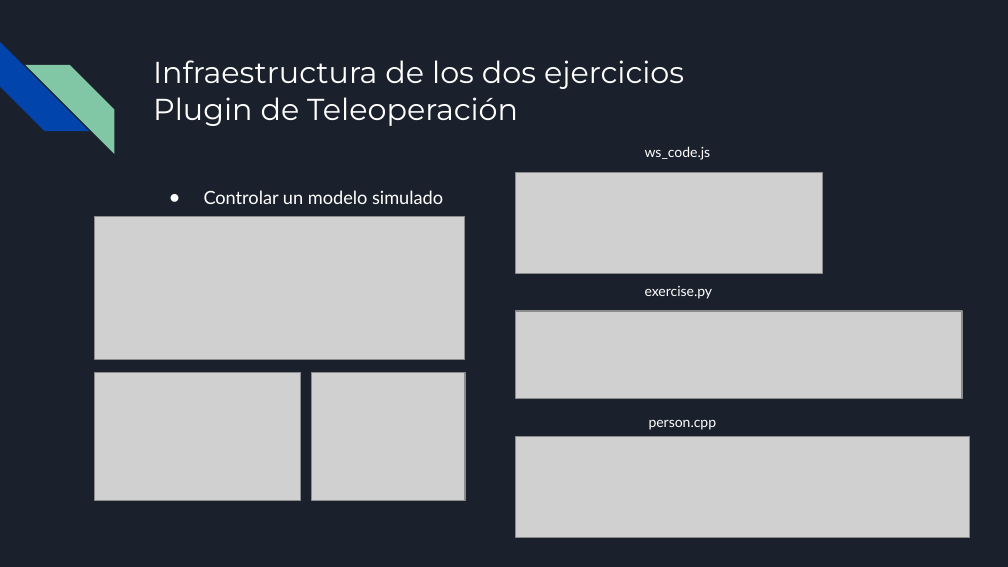
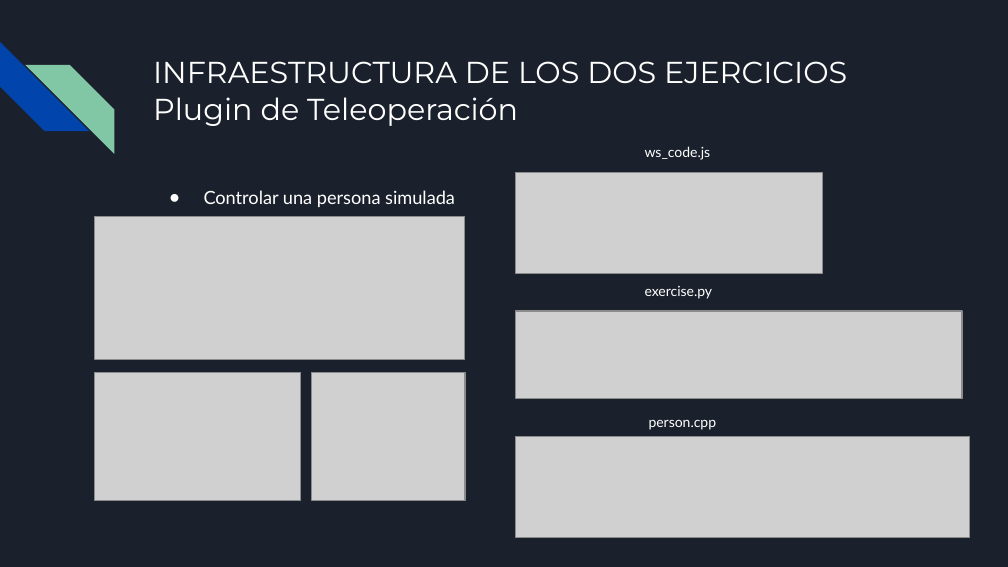
Before and after one commit to RoboticsLabURJC/2021-tfg-carlos-caminero, a slide deck: slide 10 of presentacion/presentacion.pptx (slide 9 before the commit). Drawn at 1008x567 pixels with LibreOffice and Linux fonts; fonts in the diff are those of the drawing; grey boxes stand for pictures. Boxes give left, top, right and bottom in pixels: in the first picture for what was removed or moved away, otherwise in the second. Text is boxed around its words. In the diff, an @@ line names an element or a change of style, - is before the commit and + after.

```diff
--- a/presentacion/presentacion.pptx
+++ b/presentacion/presentacion.pptx
@@ title at [153, 61, 847, 83]: text changed @@
-Infraestructura de los dos ejercicios
+INFRAESTRUCTURA DE LOS DOS EJERCICIOS
@@ text at [204, 190, 455, 207]: text changed @@
-● Controlar un modelo simulado
+● Controlar una persona simulada
```
Also in this commit, not shown: 15 other slides changed, 1 slide added, 1 other file.
